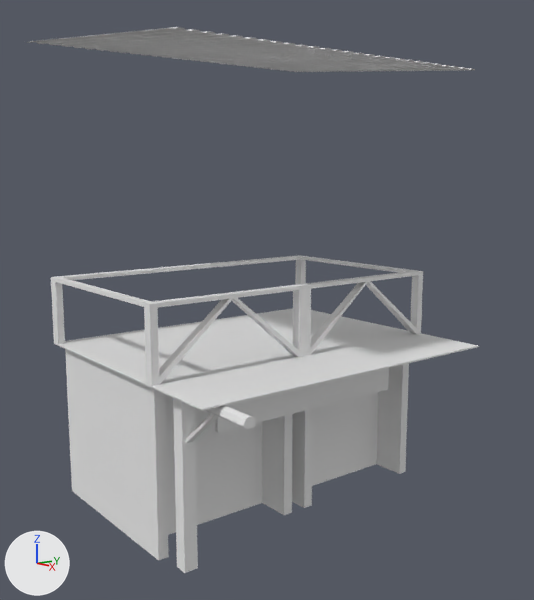
Before and after pictures for a commit that changed the Blender file Models/Shop/Shop.blend.
Before and after are seen from a camera (50 mm lens) standing at (8.11, -7.02, 5.13) and looking at (-0.78, -0.06, 3.22). The lights are fixed; the arrows at lower left show +X, +Y and +Z. The same objects are shown in both versions, whatever each file hides.

In view in the first picture: 'Shop'.
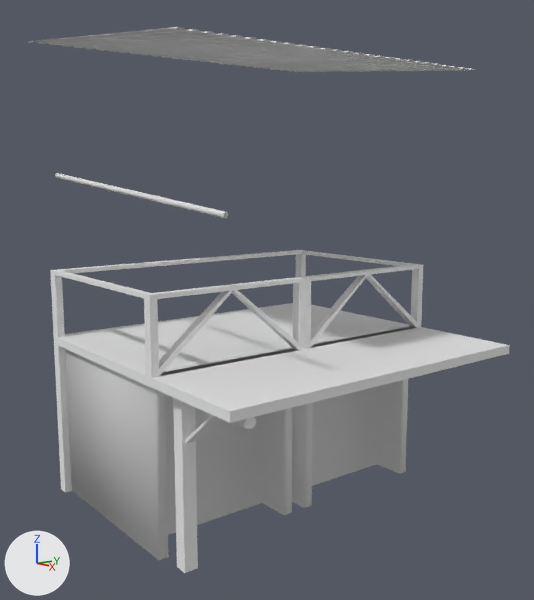
Where the change shows, as pixel boxes [x1, y1, x2, y2] in the pictures (534 x 600 px; the box of a moved part takes in the faces that stretch with it):
'Shop', reshaped (7% wider): before [28, 27, 479, 573]; after [28, 27, 510, 573]
part 1 of me_cube_010, added: after [55, 173, 228, 218]
part 2 of me_cube_010, deleted: before [215, 368, 389, 433]
part 3 of me_cube_010, moved or reshaped: before [51, 255, 479, 410]; after [50, 250, 510, 493]
part 4 of me_cube_010, shading changed: [65, 349, 408, 560] in both

The change in detail:
me_cube_010 is used by ob_shop; location (-1.0, 0.01, 2.96).
me_cube_010 had 416 vertices, 292 faces, 2 loose edges and spanned x -2.39..2.69, y -2.7..2.65, z -2.96..4.18.
me_cube_010 now has 924 vertices, 785 faces, 2 loose edges and spans x -2.4..2.76, y -2.7..2.65, z -2.96..4.18.
me_cube_010 part 1: a new loose piece of 528 vertices spanning x -2.4..2.27, y -2.31..-2.22, z 1.7..2.2, in mat_bamboo (white #e7e7e7).
me_cube_010 part 2: the loose piece of 8 vertices spanning x 1.13..1.2, y -1.68..1.66, z -1.25..-0.59 is deleted.
Part 3, on me_cube_010:
44 vertices are removed from x -2.11..2.22, y -2.58..2.59, z -0.49..-0.47.
74 faces are deleted.
67 vertices in x -2.11..1.05, y -2.58..2.59, z -0.47..0.59 move by (0.0, 0.0, 0.11).
6 vertices are added at (2.76, 2.59, -0.36), (2.76, -2.58, -0.36), (2.76, 2.59, -0.49), (2.76, -2.58, -0.49), (-2.11, 2.48, -0.36), (-1.94, 2.48, -0.36).
12 new vertices lie (0.0, 0.0, -0.1) away from vertices in x 0.9..1.05, y -2.58..2.59, z -0.37.
6 new vertices lie (0.17, 0.0, 0.0) away from vertices in x -2.11, y -2.58..2.59, z -0.49..-0.47.
8 new vertices lie (0.0, 0.0, -2.47) away from vertices in x -2.11..-1.94, y -2.58..2.59, z -0.49.
38 new faces join them, mat_woods (white #e7e7e7).
21 new faces join them, mat_outside (white #e7e7e7).
me_cube_010 part 4: 22 kept faces spanning x -1.94..0.91, y -2.46..2.47, z -2.96..-0.49 are now shaded smooth.
me_cube_010 no longer uses material mat_sign (white #e7e7e7).
me_cube_010 now uses material mat_bamboo (white #e7e7e7).
